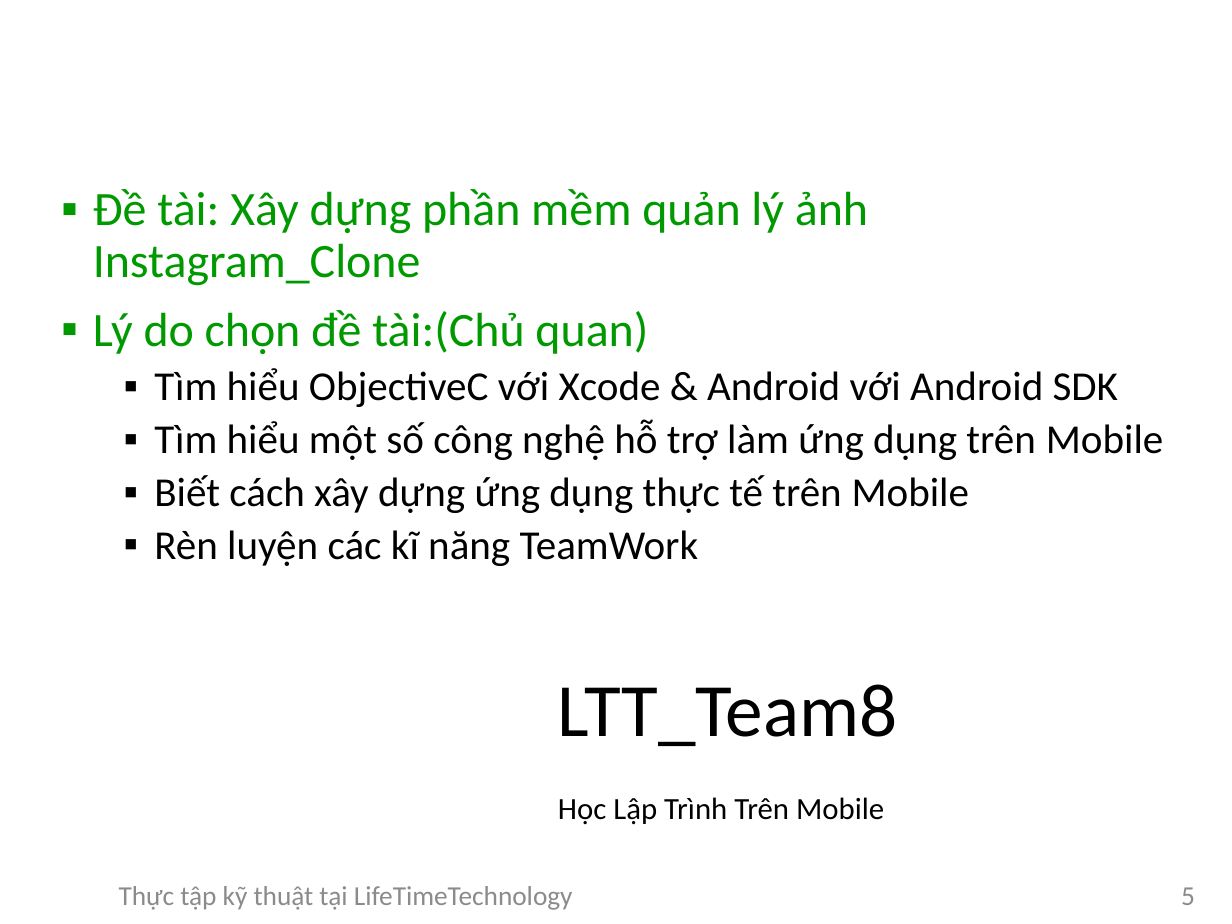
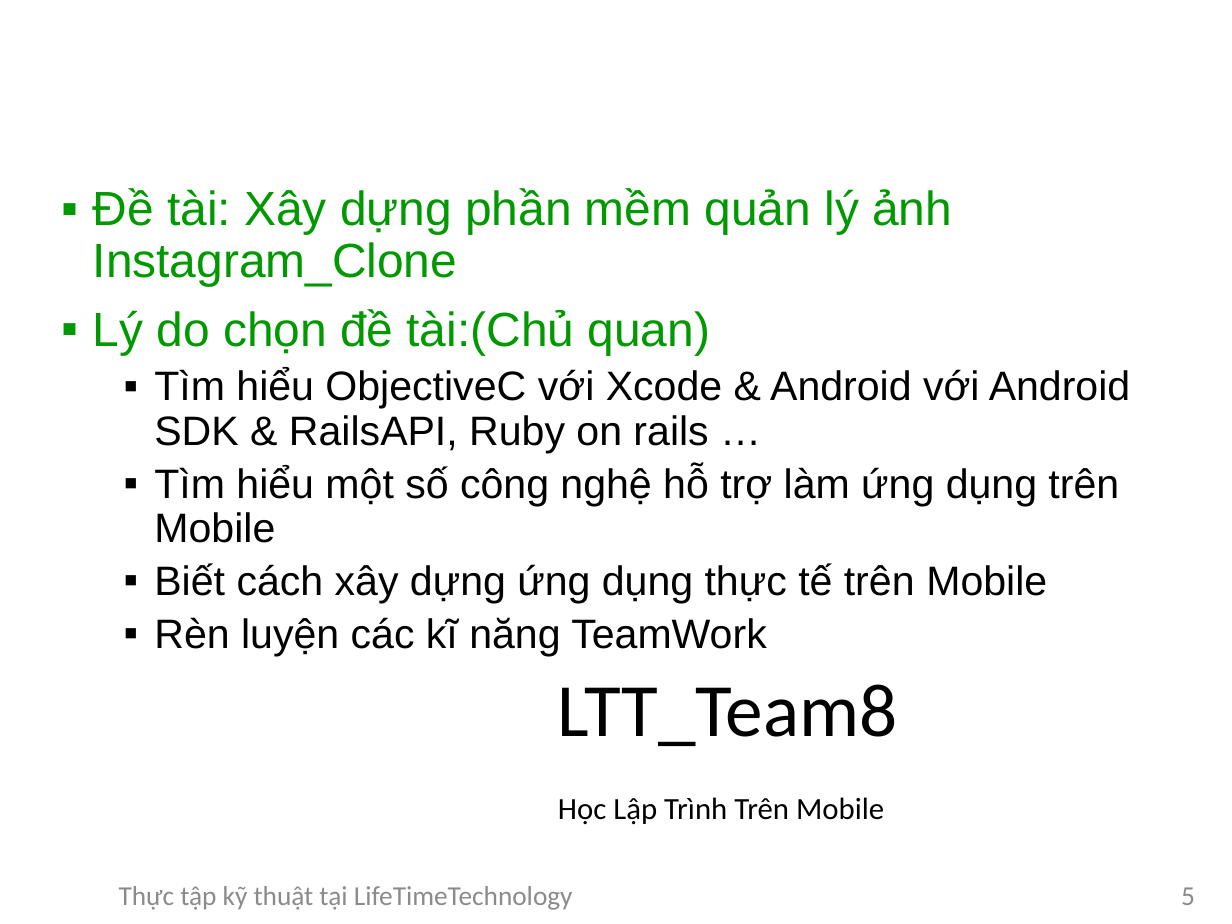
Before and after one commit to DaoVanDuong/baocaoThucTap, a slide deck: slide 5 of baocaoThucTap.pptx. Drawn at 1232x924 pixels with LibreOffice and Linux fonts; fonts in the diff are those of the drawing; background and template pictures are left out. Boxes give left, top, right and bottom in pixels: in the first picture for what was removed or moved away, otherwise in the second. Text is boxed around its words. In the diff, an @@ line names an element or a change of style, - is before the commit and + after.

```diff
--- a/baocaoThucTap.pptx
+++ b/baocaoThucTap.pptx
@@ text at bbox=[93, 188, 1119, 656]: font Calibri to Arial in "Đề tài: Xây dựng phần mềm quản ...", "Lý do chọn đề tài:(Chủ quan)", "Tìm hiểu một số công nghệ hỗ ...", "Biết cách xây dựng ứng dụng thực ..." and 1 more places @@
@@ text at bbox=[154, 368, 1131, 453]: text changed; font Calibri to Arial @@
-  ▪ Tìm hiểu ObjectiveC với Xcode & Android với Android SDK
+  ▪ Tìm hiểu ObjectiveC với Xcode & Android với Android SDK & RailsAPI, Ruby on rails …
```
Also in this commit, not shown: 6 other slides changed.
